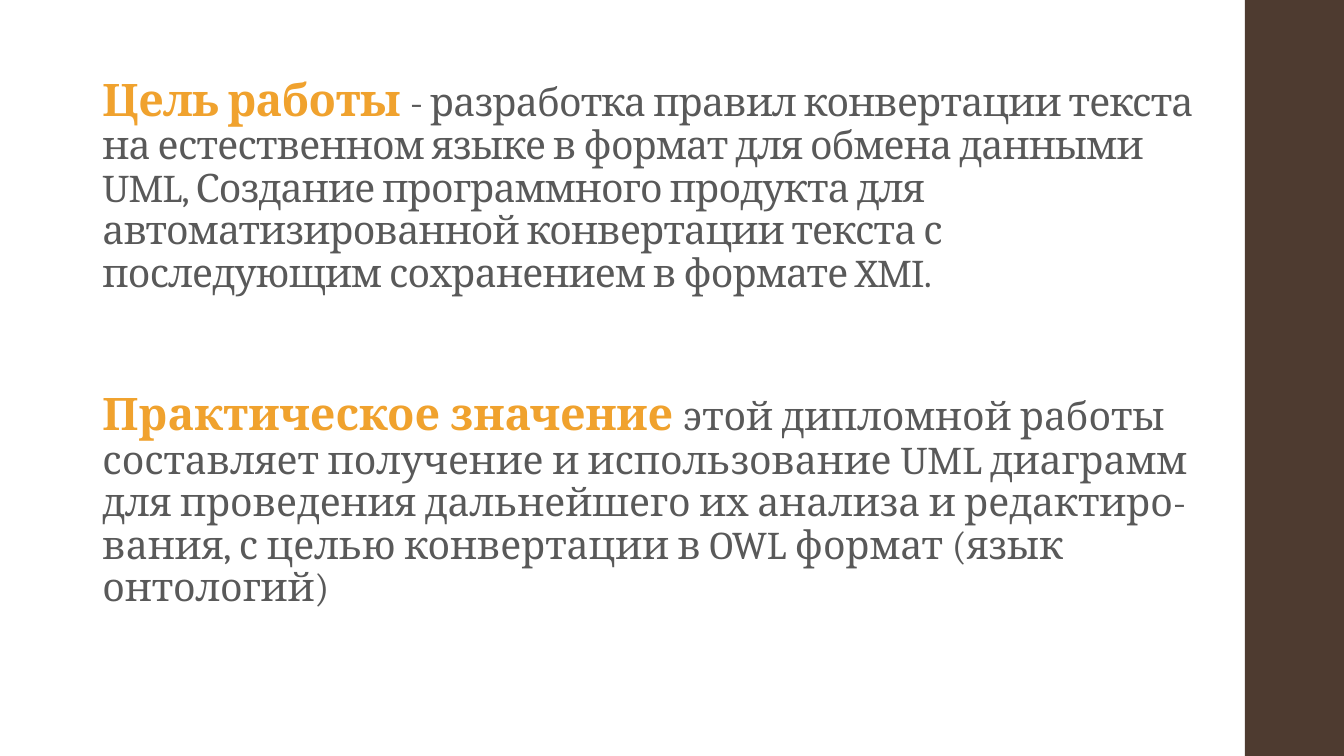
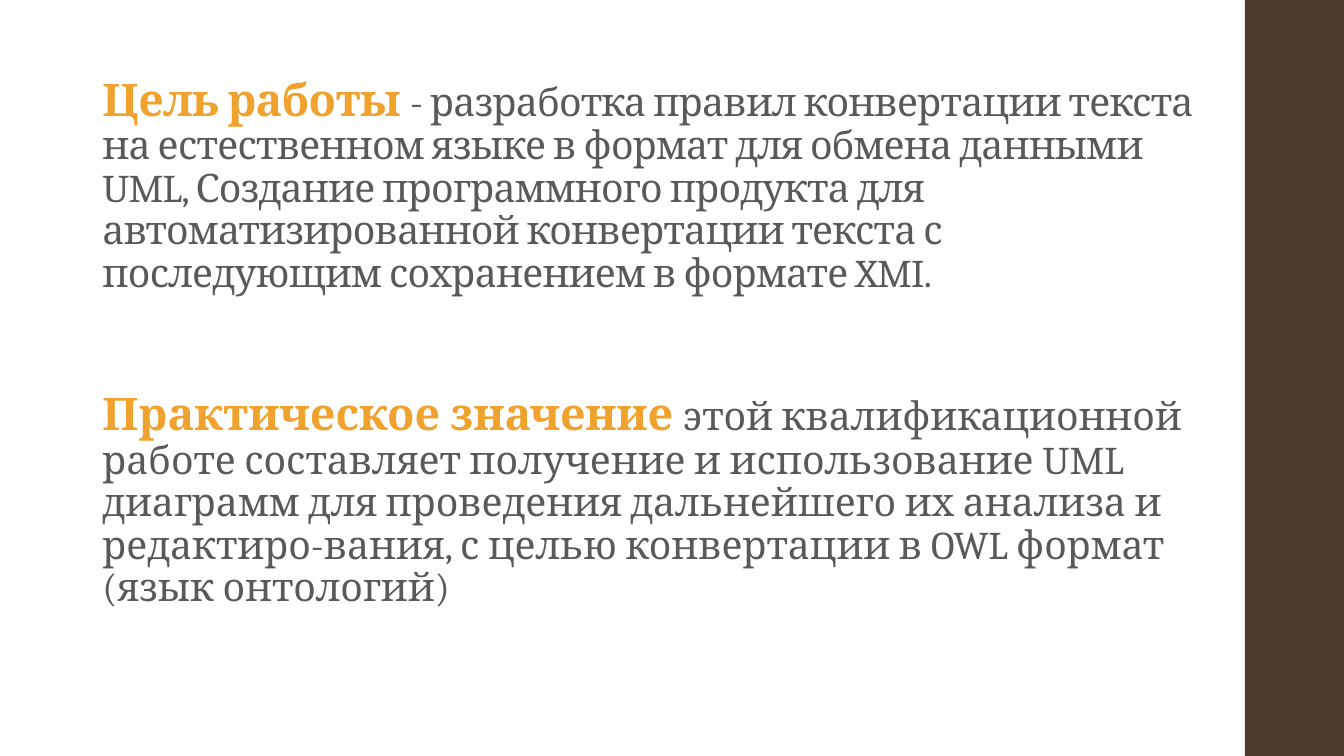
Before and after one commit to alexnodejs/onto-diploma, a slide deck: slide 2 of presentation/Moiseyenko_presentation.pptx. Drawn at 1344x756 pixels with LibreOffice and Linux fonts; fonts in the diff are those of the drawing. Boxes give left, top, right and bottom in pixels: in the first picture for what was removed or moved away, otherwise in the second. Text is boxed around its words. In the diff, an @@ line names an element or a change of style, - is before the commit and + after.

```diff
--- a/presentation/Moiseyenko_presentation.pptx
+++ b/presentation/Moiseyenko_presentation.pptx
@@ text at <box>102,398,1182,602</box>: text changed @@
-Практическое значение этой дипломной работы составляет получение и использование UML диаграмм для проведения дальнейшего их анализа и редактиро-вания, с целью конвертации в OWL формат (язык онтологий)
+Практическое значение этой квалификационной работе составляет получение и использование UML диаграмм для проведения дальнейшего их анализа и редактиро-вания, с целью конвертации в OWL формат (язык онтологий)
```
Also in this commit, not shown: 2 other slides changed.
